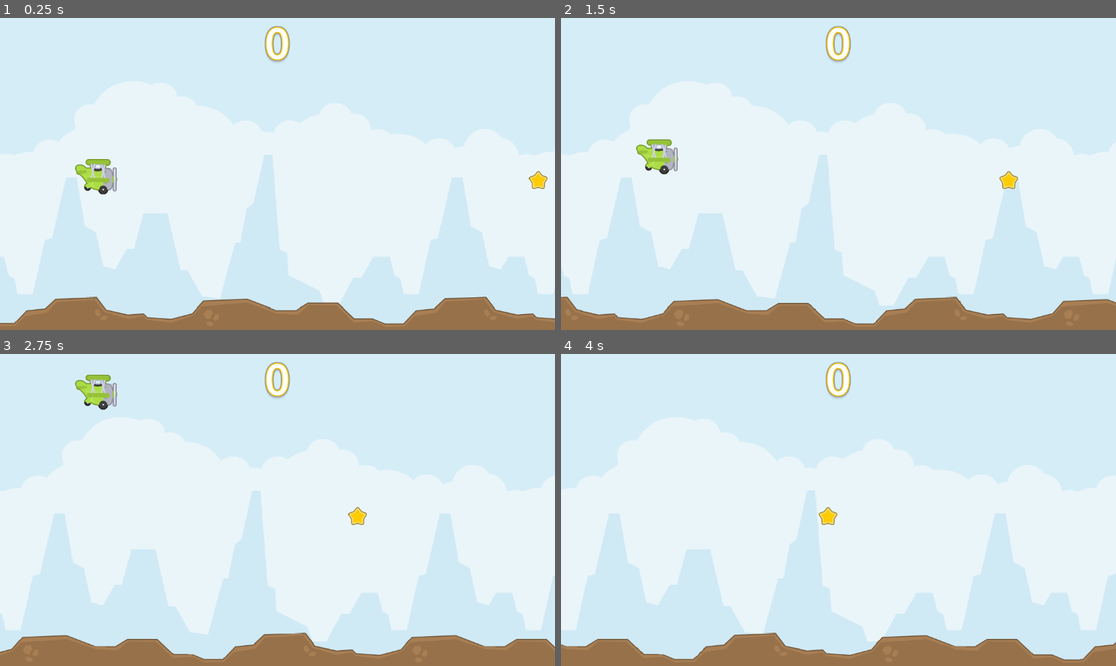
Above: before the commit, frames 1-4 (two rows, left to right).
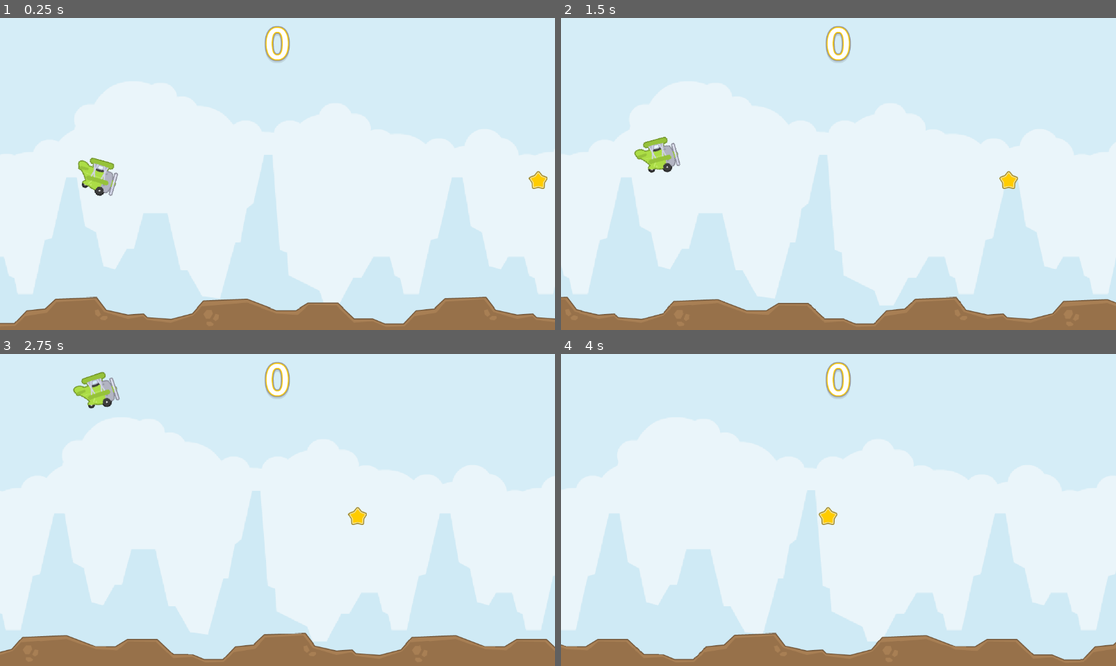
Above: after the commit, the same moments.

Repository: AllanSechrist/FlappyPlane
Game: Godot game, scene res://scenes/sandbox.tscn
The game is run twice, just before and just after one commit, with the same random seed, the same clock (stepped at 60 frames per second) and the same inputs. The project has no main scene, so this scene is started directly.
Inputs (mouse positions are in pixels of both pictures, inside the frame that each line leads up to):
- Up to frame 1 (0.25 s): no input
- Up to frame 2 (1.5 s): move the mouse to (960, 158) at 0.52 s; click (960, 158) at 0.6 s; move the mouse to (727, 189) at 1.27 s; click (727, 189) at 1.35 s
- Up to frame 3 (2.75 s): move the mouse to (333, 441) at 2.02 s; click (333, 441) at 2.1 s
- Up to frame 4 (4 s): move the mouse to (810, 572) at 2.77 s; click (810, 572) at 2.85 s; move the mouse to (1005, 556) at 3.52 s; click (1005, 556) at 3.6 s

The runs differ from the first frame. In frame 1, 0.4% of the frame differs, in the area x 13-22%, y 44-58%; in frame 2, 0.4%; in frame 3, 0.5%, in the area x 13-22%, y 5-19%; in frame 4, nothing differs.

Commit message:
plane now rotates slightly as the player rises and falls

Diff:
--- a/scenes/player/player.gd
+++ b/scenes/player/player.gd
@@ -1,13 +1,19 @@
 extends CharacterBody2D
 class_name Player
 
+@onready var sprite_2d: Sprite2D = $Sprite2D
+
 @export var gravity := 900.0
 @export var click_strength := 500.0
+# Animation
+@export var rotate_speed := 5.0
+@export var max_up_degrees := -30.0
+@export var max_down_degrees := 90.0
+@export var max_fall_speed := 600.0 # When fully tilted down
 
 var alive := true
 
 signal die
-
 
 func _physics_process(delta: float) -> void:
 	velocity.y += gravity * delta
@@ -19,3 +25,15 @@
 
 	if get_slide_collision_count() > 0:
 		die.emit()
+
+	_update_sprite_rotation(delta)
+
+func _update_sprite_rotation(delta: float) -> void:
+	var target_degrees: float
+	if velocity.y < 0:
+		target_degrees = max_up_degrees
+	else:
+		var t = clamp(velocity.y / max_fall_speed, 0.0, 1.0)
+		target_degrees = lerp(0.0, max_down_degrees, t)
+
+	sprite_2d.rotation_degrees = lerp(sprite_2d.rotation_degrees, target_degrees, rotate_speed * delta)
